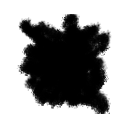
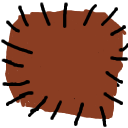
The second 128px x 128px image is a revision of the first. Changes to its layers:
added layer "MediumPatch copy" above "LargeHole" over [1, 2, 128, 127]
hid "LargeHole" over [16, 14, 112, 114]
